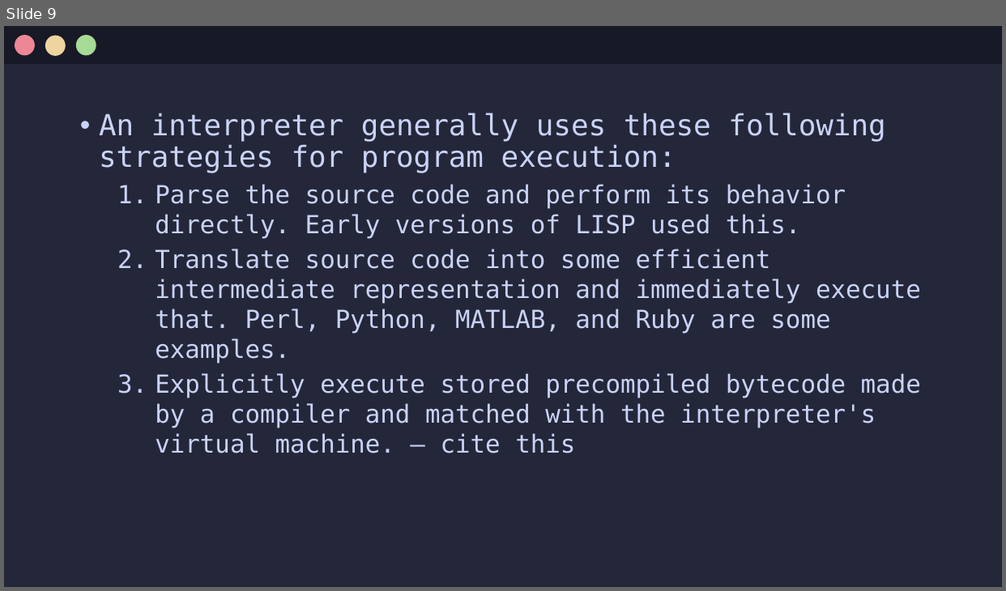
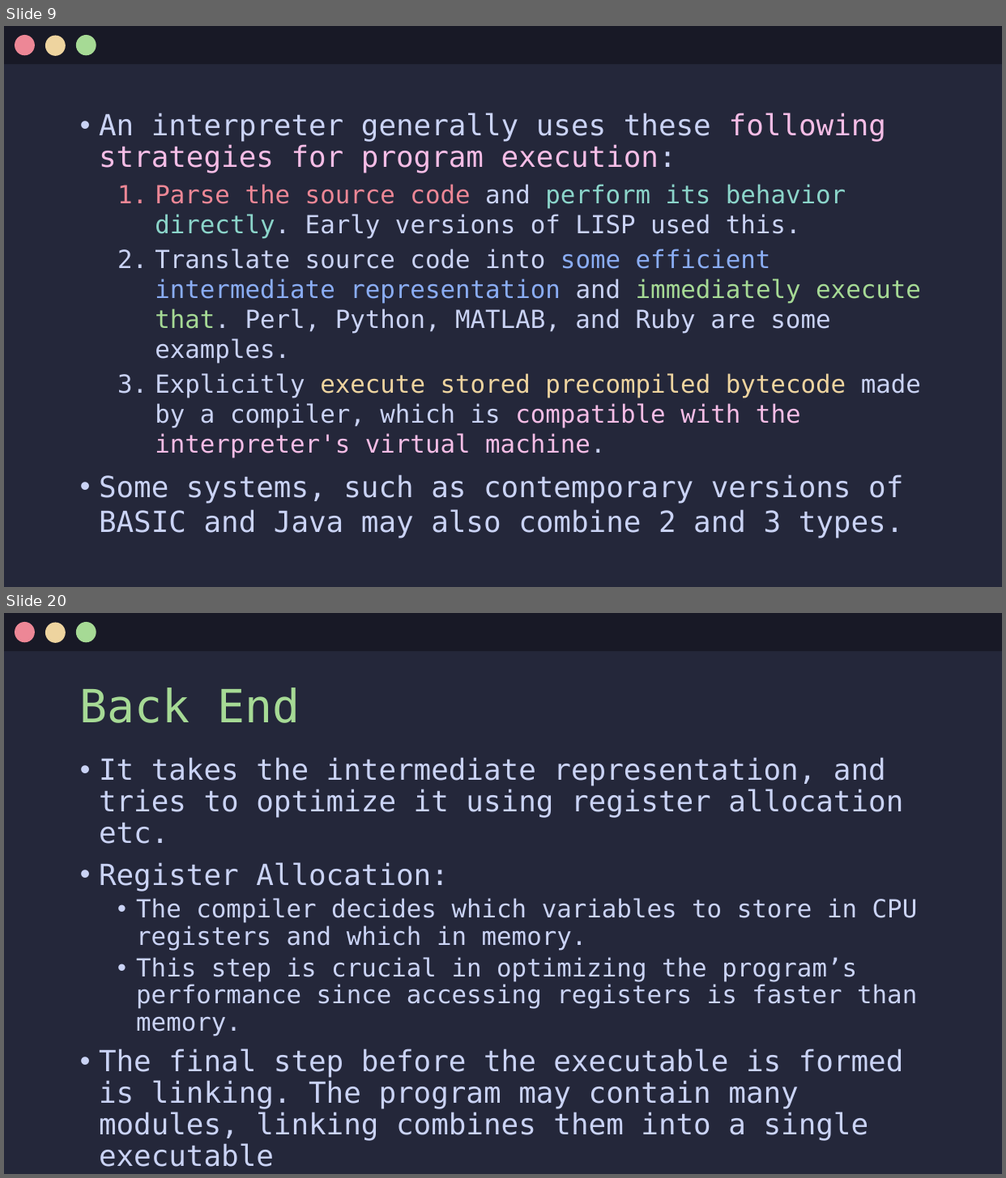
Before and after one commit to Jx-ls/custom-compiler, a slide deck: Compilers.pptx. Shown one above the other, each under a label of ours: slide 9 before the commit, slides 9 and 20 after it; the slides between them are not shown. The pictures are 1006x591 and 1006x1178 pixels, drawn with LibreOffice and Linux fonts; fonts in the diff are those of the drawing. Boxes give left, top, right and bottom in pixels: in the first picture for what was removed or moved away, otherwise in the second. Text is boxed around its words. In the diff, an @@ line names an element or a change of style, - is before the commit and + after.

Commit message:
added jit, optimizers, backend, and colors

```diff
--- a/Compilers.pptx
+++ b/Compilers.pptx
@@ slide 20 added at bbox=[4, 613, 1002, 1174], background #24273A @@
@@ rectangle added at bbox=[4, 613, 1002, 651], fill #181926 @@
@@ ellipse added at bbox=[15, 622, 35, 642], fill #ED8796 @@
@@ ellipse added at bbox=[45, 622, 66, 642], fill #EED49F @@
@@ ellipse added at bbox=[76, 622, 96, 642], fill #A6DA95 @@
@@ title added at bbox=[80, 688, 300, 723], 44 pt, text #A6DA95 @@
+Back End
@@ text added at bbox=[99, 757, 918, 1141], 28 pt, text #CAD3F5 @@
+• It takes the intermediate representation, and tries to optimize it using register allocation etc.
+• Register Allocation:
+  • The compiler decides which variables to store in CPU registers and which in memory.
+  • This step is crucial in optimizing the program’s performance since accessing registers is faster than memory.
+• The final step before the executable is formed is linking. The program may contain many modules, linking combines them into a single executable
@@ slide 9 changed as well @@
@@ text at bbox=[99, 113, 921, 364]: text colour #CAD3F5 to #F5BDE6 in "following strategies for program execution:"; text colour #CAD3F5 to #ED8796 in "Parse the source code"; text colour #CAD3F5 to #8BD5CA in "perform its behavior directly."; text colour #CAD3F5 to #8AADF4 in "some efficient intermediate representation"; text colour #CAD3F5 to #A6DA95 in "immediately execute that." @@
@@ text at bbox=[99, 373, 921, 539]: text changed @@
-  3. Explicitly execute stored precompiled bytecode made by a compiler and matched with the interpreter's virtual machine. – cite this
+  3. Explicitly execute stored precompiled bytecode made by a compiler, which is compatible with the interpreter's virtual machine.
+• Some systems, such as contemporary versions of BASIC and Java may also combine 2 and 3 types.
```
Also in this commit, not shown: 12 other slides changed, 7 other slides added, 11 slides removed.
